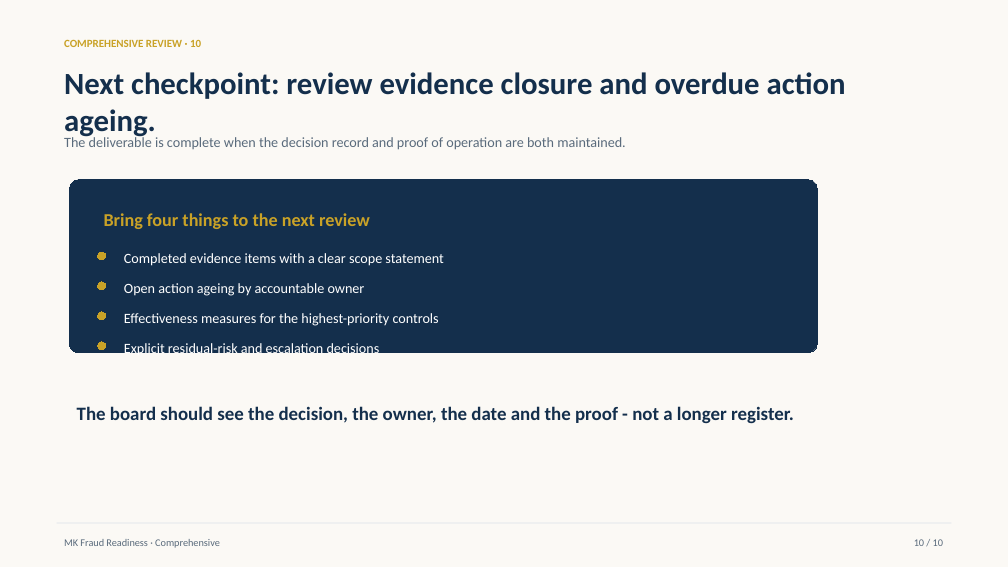
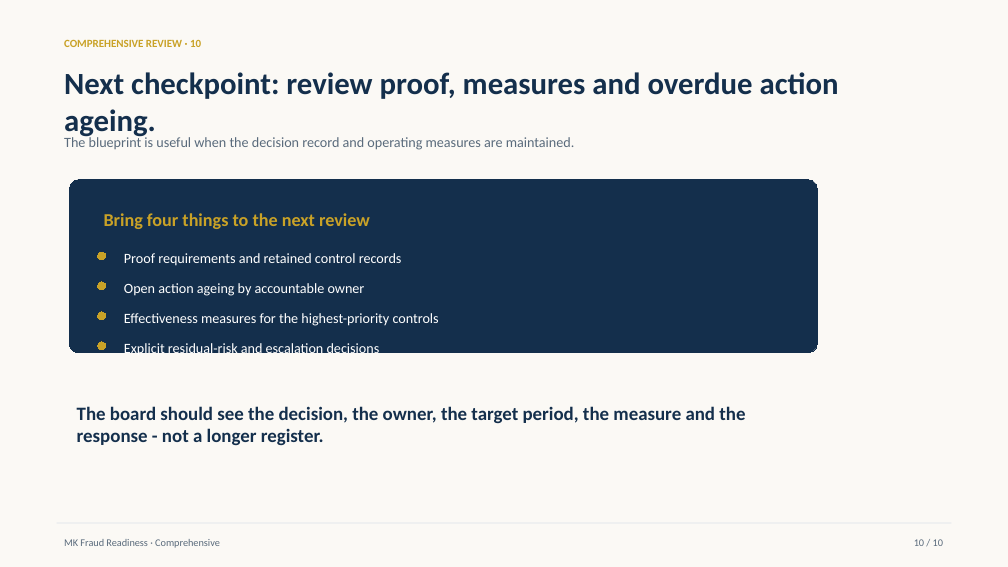
Before and after one commit to Tondani1995/mk-fraud-readiness-score, a slide deck: slide 10 of outputs/commercial-quality/comprehensive-executive-presentation.pptx. Drawn at 1008x567 pixels with LibreOffice and Linux fonts; fonts in the diff are those of the drawing. Boxes give left, top, right and bottom in pixels: in the first picture for what was removed or moved away, otherwise in the second. Text is boxed around its words. In the diff, an @@ line names an element or a change of style, - is before the commit and + after.

```diff
--- a/outputs/commercial-quality/comprehensive-executive-presentation.pptx
+++ b/outputs/commercial-quality/comprehensive-executive-presentation.pptx
@@ text at bbox=[64, 72, 839, 139]: text changed @@
-Next checkpoint: review evidence closure and overdue action ageing.
+Next checkpoint: review proof, measures and overdue action ageing.
@@ text at bbox=[64, 135, 574, 150]: text changed @@
-The deliverable is complete when the decision record and proof of operation are both maintained.
+The blueprint is useful when the decision record and operating measures are maintained.
@@ text at bbox=[124, 253, 402, 266]: text changed @@
-Completed evidence items with a clear scope statement
+Proof requirements and retained control records
@@ text at bbox=[77, 406, 745, 445]: text changed @@
-The board should see the decision, the owner, the date and the proof - not a longer register.
+The board should see the decision, the owner, the target period, the measure and the response - not a longer register.
```
Also in this commit, not shown: 3 other slides changed, 2 slides added, 2 slides removed, 48 other files.
